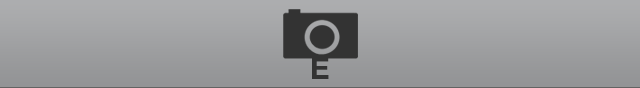
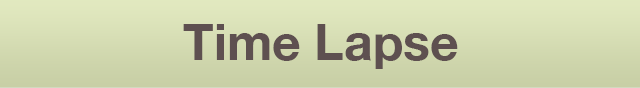
Before/after of a 640 x 88 layered artwork. What changed in the layer stack:
painted on "Layer 2" over [0, 87, 640, 88]
hid group "Logo" (2 layers) over [283, 9, 358, 79]
painted on "E gray" over [312, 57, 329, 79]
showed "Time Lapse", painted on it over [183, 24, 458, 69]
painted on "Layer 1" over [0, 0, 640, 88]
